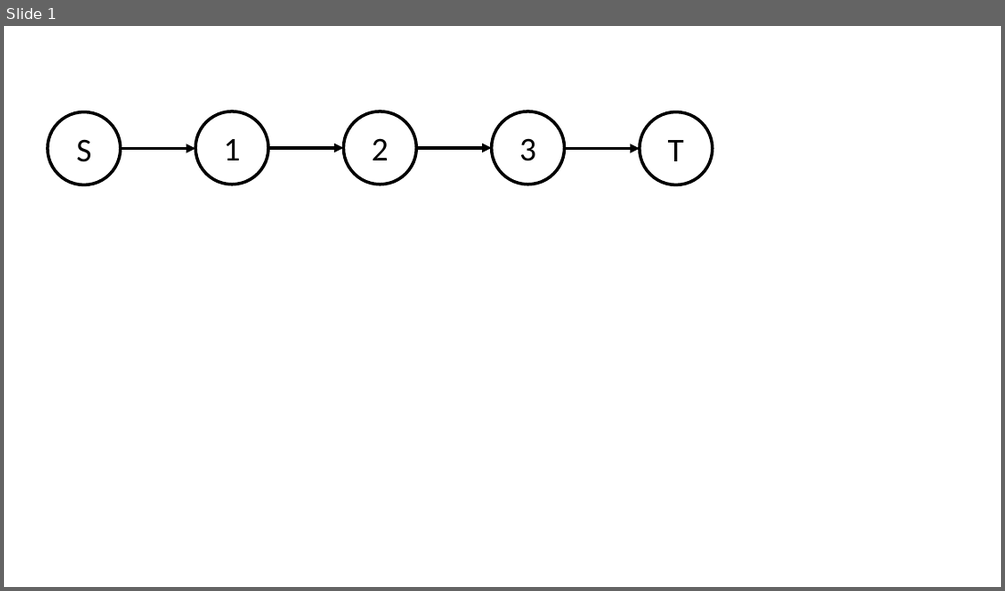
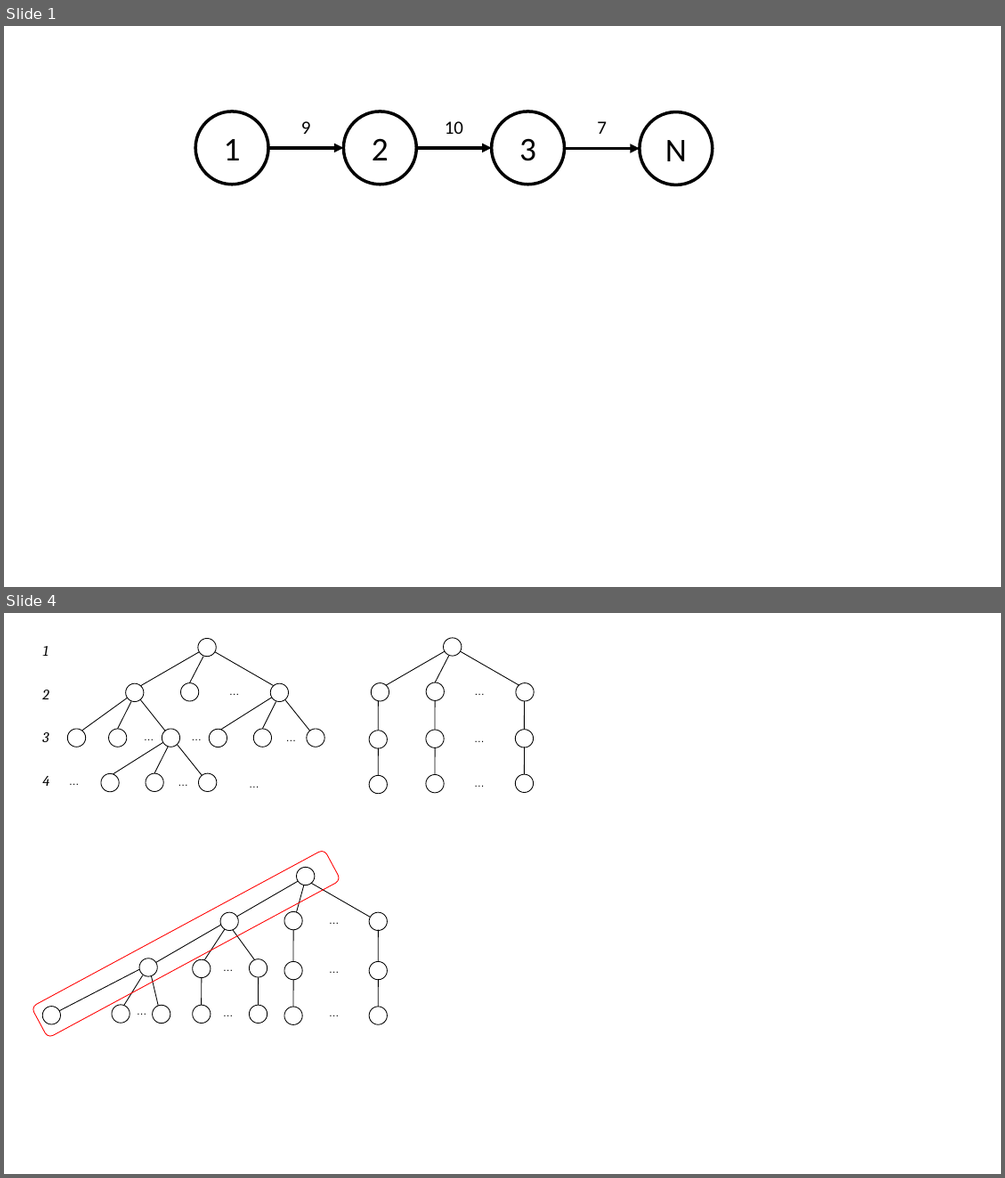
Before and after one commit to haoxiangyang89/PERT, a slide deck: Writeup/Graphs.pptx. Shown one above the other, each under a label of ours: slide 1 before the commit, slides 1 and 4 after it; the slides between them are not shown. The pictures are 1005x591 and 1005x1178 pixels, drawn with LibreOffice and Linux fonts; fonts in the diff are those of the drawing. Boxes give left, top, right and bottom in pixels: in the first picture for what was removed or moved away, otherwise in the second. Text is boxed around its words. In the diff, an @@ line names an element or a change of style, - is before the commit and + after.

```diff
--- a/Writeup/Graphs.pptx
+++ b/Writeup/Graphs.pptx
@@ slide 4 added at <box>4,613,1001,1174</box>, background #FFFFFF @@
@@ group added at <box>42,646,49,786</box>: 4 texts @@
+3
+4
+2
+1
@@ group added at <box>369,638,534,793</box>: 10 ellipses, 9 lines, 3 texts @@
+…
+…
+…
@@ text added at <box>62,771,97,792</box>, 10 pt, text #000000 @@
+…
@@ group added at <box>67,639,324,794</box>: 13 ellipses, 12 lines, 6 texts @@
+…
+…
+…
+…
+…
+…
@@ group added at <box>32,849,387,1038</box>: 16 ellipses, 15 lines, 6 texts, 1 rounded rectangle @@
+…
+…
+…
+…
+…
+…
@@ slide 1 changed as well @@
@@ ellipse removed at <box>48,112,120,184</box> @@
-S
@@ text added at <box>301,121,311,134</box>, 18 pt, text #000000 @@
+9
@@ text added at <box>445,121,463,134</box>, 18 pt, text #000000 @@
+10
@@ text added at <box>597,121,607,134</box>, 18 pt, text #000000 @@
+7
@@ arrow removed from (121, 149) to (195, 149) @@
@@ text in ellipse at <box>665,140,687,161</box>: text changed @@
-T
+N
```
Also in this commit, not shown: 6 other slides added, 16 other files.
